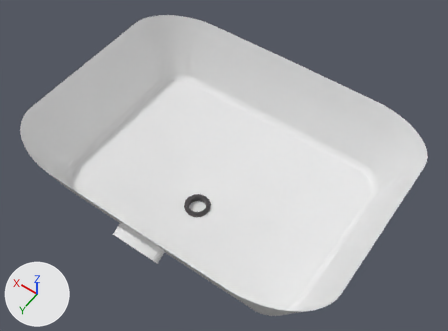
The FBX model ultimate soap run/Assets/Models/tub_official.fbx as it was, and as the next commit left it.
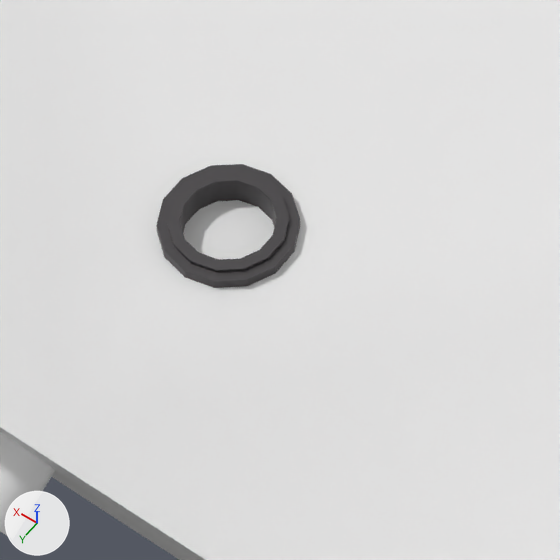
Old and new are each drawn whole from a 50 mm camera at (-23.0, 27.5, 52.4) aimed at (-0.4, -4.1, 2.8) and again close up on the part from 35% to 58% of the width and 49% to 81% of the height. Arrows for +X, +Y and +Z are at lower left; the lights stay in place. Where no turn or scale is listed for an object, it has been applied to the vertices.

Names of what the first close-up shows: 'Tub.001'.
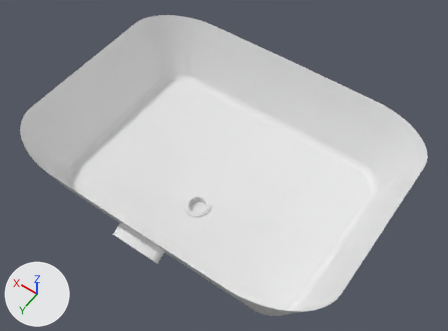
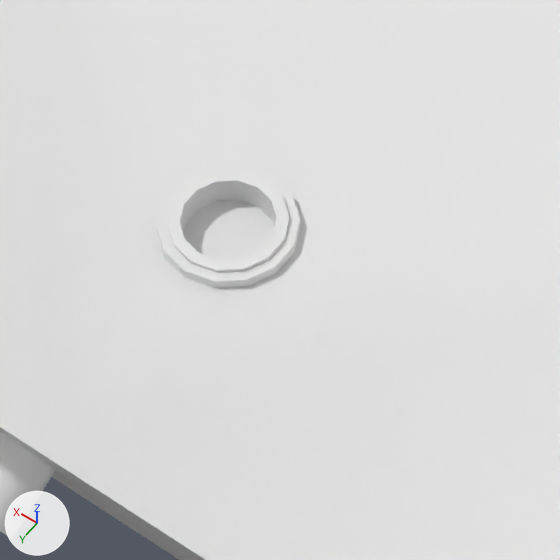
Commit message: changed tub file

What changed in the scene script:
```text
Change me_plane_002:
    where me_plane_002.from_pydata(...)  # 518 vertices, 547 faces; spans x -17.5..17.5, y -14.6..11.6, z -2.7..6.2
    used by ob_tub_001; location = (-0.01, -2.22, 1.0)
    me_plane_002 part 1: all 112 faces that had it switch from mat_mat_tappo_001 (dark grey #555254) to mat_mat_tub_001 (white #e7e7e7)
```

Location of each change, (x1, y1, x2, y2) in pixels of the close-ups (560 x 560 px):
part 1 of me_plane_002, recoloured (grey to white)
    both: (156, 164, 300, 288)
